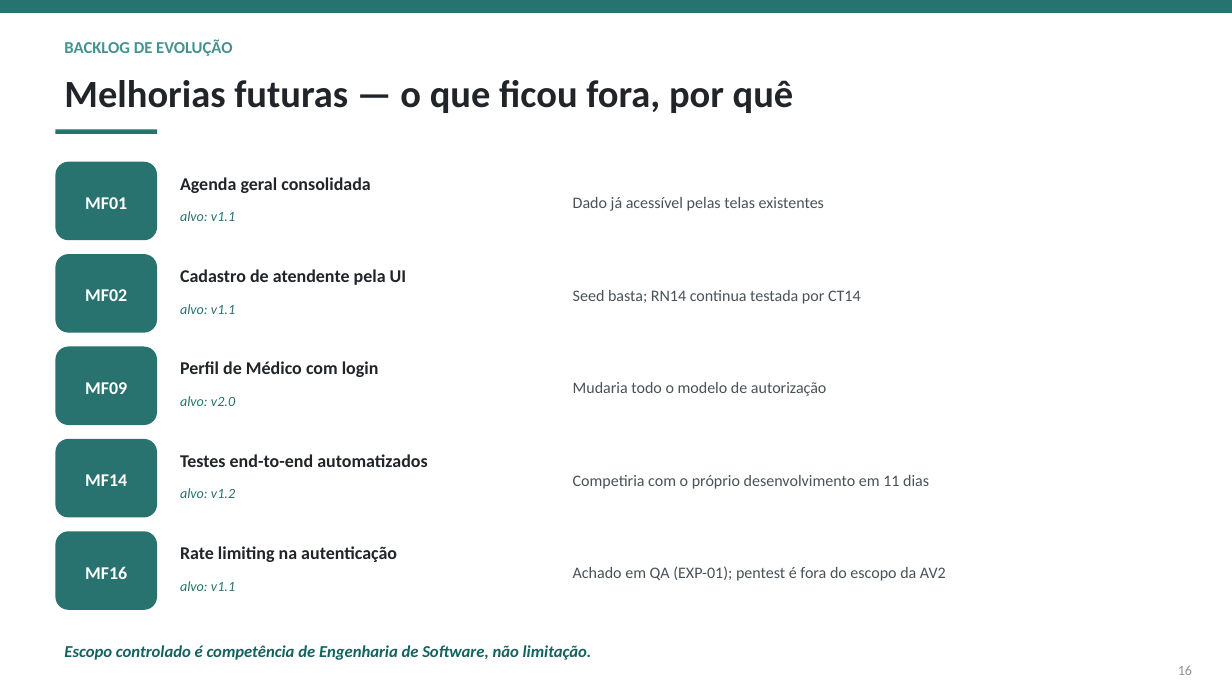
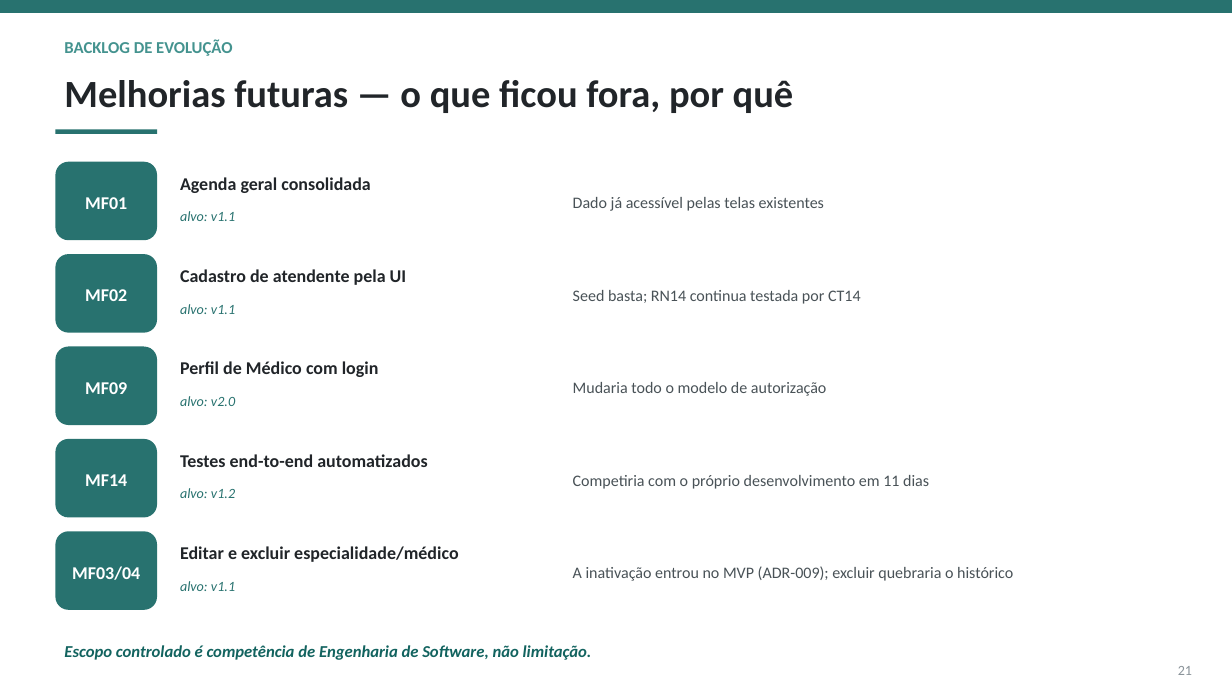
Before and after one commit to jacksoncassemiro/av2-grupo-1-engenharia-software-moderna-oxetech-academy, a slide deck: slide 21 of docs/apresentacao/apresentacao-final-av2-equipe01.pptx (slide 16 before the commit). Drawn at 1232x693 pixels with LibreOffice and Linux fonts; fonts in the diff are those of the drawing. Boxes give left, top, right and bottom in pixels: in the first picture for what was removed or moved away, otherwise in the second. Text is boxed around its words. In the diff, an @@ line names an element or a change of style, - is before the commit and + after.

```diff
--- a/docs/apresentacao/apresentacao-final-av2-equipe01.pptx
+++ b/docs/apresentacao/apresentacao-final-av2-equipe01.pptx
@@ text at [72, 566, 140, 580]: text changed @@
-MF16
+MF03/04
@@ text at [180, 546, 458, 562]: text changed @@
-Rate limiting na autenticação
+Editar e excluir especialidade/médico
@@ text at [573, 566, 1013, 581]: text changed @@
-Achado em QA (EXP-01); pentest é fora do escopo da AV2
+A inativação entrou no MVP (ADR-009); excluir quebraria o histórico
@@ text at [1178, 666, 1192, 675]: text changed @@
-16
+21
```
Also in this commit, not shown: 12 other slides changed, 7 slides added, 2 slides removed, 1 other file.
